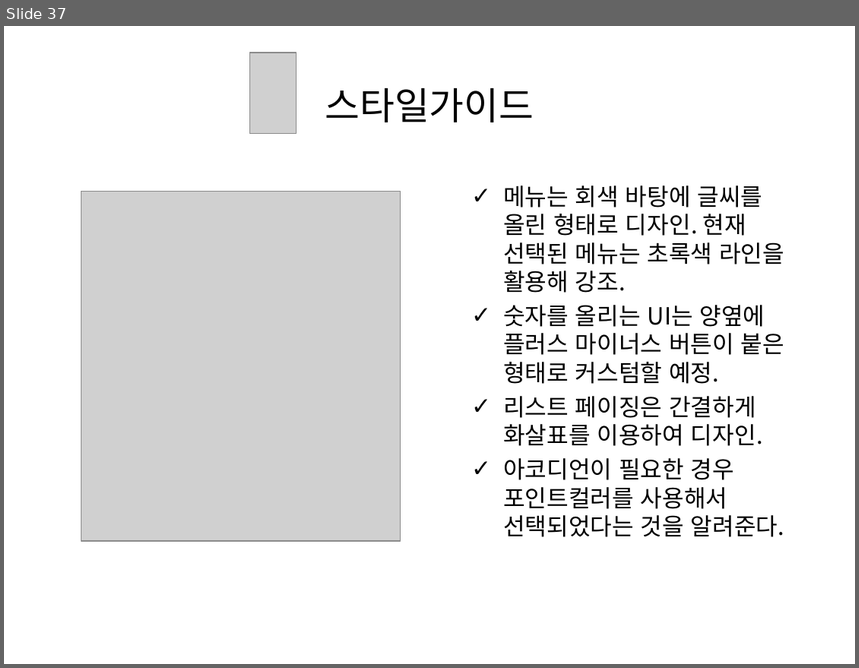
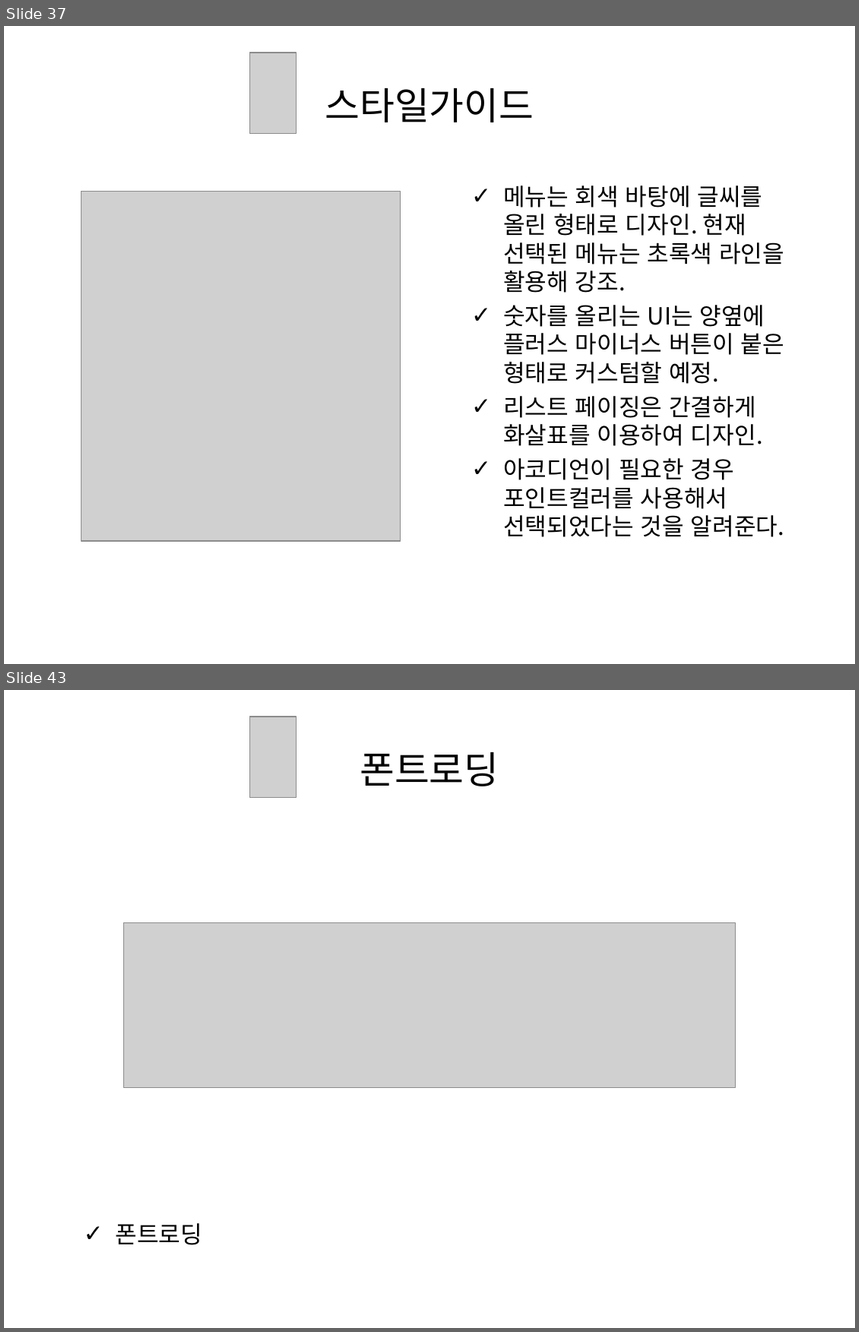
Before and after one commit to grapePrince/planthounse, a slide deck: presentation/최종발표.ppt. Shown one above the other, each under a label of ours: slide 37 before the commit, slides 37 and 43 after it; the slides between them are not shown. The pictures are 859x668 and 859x1332 pixels, drawn with LibreOffice and Linux fonts; fonts in the diff are those of the drawing; grey boxes stand for pictures. Boxes give left, top, right and bottom in pixels: in the first picture for what was removed or moved away, otherwise in the second. Text is boxed around its words. In the diff, an @@ line names an element or a change of style, - is before the commit and + after.

```diff
--- a/presentation/최종발표.ppt
+++ b/presentation/최종발표.ppt
@@ slide 43 added at bbox=[4, 690, 855, 1328], background #FFFFFF @@
@@ picture added at bbox=[250, 717, 296, 797] @@
@@ title added at bbox=[360, 752, 499, 787], 32 pt, text #000000 @@
+폰트로딩
@@ picture added at bbox=[124, 923, 736, 1087] @@
@@ text added at bbox=[116, 1224, 203, 1246], 20 pt, text #000000 @@
+✓ 폰트로딩
```
Also in this commit, not shown: 2 slides changed, 8 other slides added, 1 slide removed, 1 other file.
